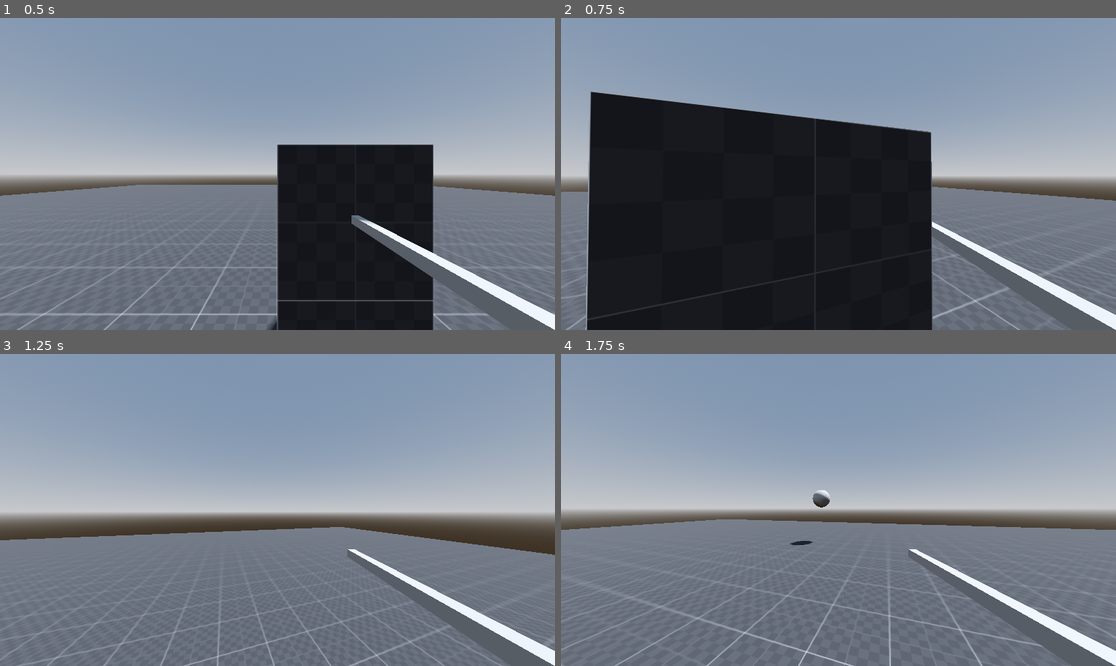
Above: before the commit, frames 1-4 (two rows, left to right).
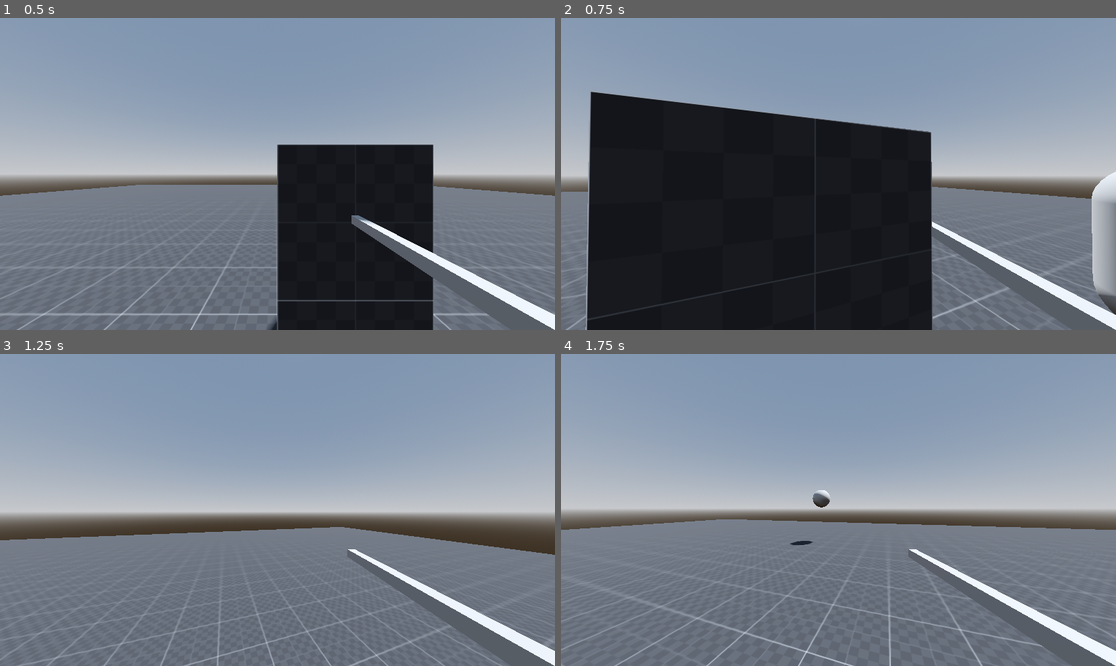
Above: after the commit, the same moments.

Repository: h-valot/Godot_BoomerShooter
Game: Godot game, scene res://Assets/Scenes/S_MovementTest.tscn
The game is run twice, just before and just after one commit, with the same random seed, the same clock (stepped at 60 frames per second) and the same inputs.
Inputs (mouse positions are in pixels of both pictures, inside the frame that each line leads up to):
- Up to frame 1 (0.5 s): no input
- Up to frame 2 (0.75 s): tap Enter at 0.5 s; move the mouse to (866, 174) at 0.52 s; hold W (Forward) from 0.53 s (still down); click (866, 174) at 0.6 s
- Up to frame 3 (1.25 s): keep holding W (Forward); tap Space (Jump) at 0.77 s
- Up to frame 4 (1.75 s): keep holding W (Forward); move the mouse to (810, 510) at 1.27 s; click (810, 510) at 1.35 s; tap Space (Jump) at 1.52 s

Frame 1 is identical in both runs. In frame 2, 1.5% of the frame differs, in the area x 95-100%, y 49-96%; in frame 3, less than 0.1%; in frame 4, less than 0.1%.

Commit message:
Add opponents, hitbox and health components

Diff:
--- /dev/null
+++ b/Assets/Prefabs/Components/PF_Health.tscn
@@ -0,0 +1,6 @@
+[gd_scene load_steps=2 format=3 uid="uid://nuh37785kb8n"]
+
+[ext_resource type="Script" path="res://Assets/Scripts/Components/GD_Health.gd" id="1_a05ex"]
+
+[node name="PF_Health" type="Node3D"]
+script = ExtResource("1_a05ex")
--- /dev/null
+++ b/Assets/Prefabs/Components/PF_HitBox.tscn
@@ -0,0 +1,8 @@
+[gd_scene load_steps=2 format=3 uid="uid://0cringntf7yj"]
+
+[ext_resource type="Script" path="res://Assets/Scripts/Components/GD_HitBox.gd" id="1_ttx5k"]
+
+[node name="PF_HitBox" type="Area3D"]
+script = ExtResource("1_ttx5k")
+
+[connection signal="area_entered" from="." to="." method="_on_area_entered"]
--- a/Assets/Prefabs/PF_Character.tscn
+++ b/Assets/Prefabs/PF_Character.tscn
@@ -1,32 +1,35 @@
-[gd_scene load_steps=6 format=3 uid="uid://bgpgbd57412ef"]
+[gd_scene load_steps=9 format=3 uid="uid://bgpgbd57412ef"]
 
 [ext_resource type="Script" path="res://Assets/Scripts/Character/GD_Motor.gd" id="1_8bamj"]
 [ext_resource type="Script" path="res://Assets/Scripts/Character/GD_Fire.gd" id="2_ocpkx"]
 [ext_resource type="Resource" uid="uid://mh7u247v0q5j" path="res://Assets/Resources/Items/Weapons/RE_Rifle.tres" id="3_mf20g"]
 [ext_resource type="PackedScene" uid="uid://d23duj43qnji1" path="res://Assets/Prefabs/PF_Bullet.tscn" id="3_sdlfp"]
+[ext_resource type="PackedScene" uid="uid://nuh37785kb8n" path="res://Assets/Prefabs/Components/PF_Health.tscn" id="4_2am50"]
+[ext_resource type="PackedScene" uid="uid://0cringntf7yj" path="res://Assets/Prefabs/Components/PF_HitBox.tscn" id="5_gw5uf"]
 
 [sub_resource type="CapsuleShape3D" id="CapsuleShape3D_kxpnw"]
 
+[sub_resource type="CapsuleShape3D" id="CapsuleShape3D_uafqk"]
+
 [node name="PF_Character" type="Node3D"]
 
-[node name="Inventory" type="Node" parent="."]
-
-[node name="Fire" type="Node" parent="."]
-script = ExtResource("2_ocpkx")
-_bullet_prefab = ExtResource("3_sdlfp")
-debug_weapon_config = ExtResource("3_mf20g")
-
 [node name="Motor" type="CharacterBody3D" parent="."]
+transform = Transform3D(1, 0, 0, 0, 1, 0, 0, 0, 1, 0, 1, 0)
 script = ExtResource("1_8bamj")
 air_control_scalar = 0.02
 horizontal_mouse_sensitivity = 0.3
 
 [node name="CollisionShape3D" type="CollisionShape3D" parent="Motor"]
-transform = Transform3D(1, 0, 0, 0, 1, 0, 0, 0, 1, 0, 1, 0)
 shape = SubResource("CapsuleShape3D_kxpnw")
 
+[node name="PF_HitBox" parent="Motor" node_paths=PackedStringArray("health_component") instance=ExtResource("5_gw5uf")]
+health_component = NodePath("../../PF_Health")
+
+[node name="CollisionShape3D" type="CollisionShape3D" parent="Motor/PF_HitBox"]
+shape = SubResource("CapsuleShape3D_uafqk")
+
 [node name="Head" type="Node3D" parent="Motor"]
-transform = Transform3D(1, 0, 0, 0, 1, 0, 0, 0, 1, 0, 1.8, 0)
+transform = Transform3D(1, 0, 0, 0, 1, 0, 0, 0, 1, 0, 0.8, 0)
 
 [node name="Camera3D" type="Camera3D" parent="Motor/Head"]
 fov = 90.0
@@ -37,3 +40,12 @@
 
 [node name="Muzzle" type="Node3D" parent="Motor/Head/Camera3D/CSGBox3D"]
 transform = Transform3D(1, 0, 0, 0, 0.99999, -1.56459e-07, 0, 1.56459e-07, 0.99999, 0, -0.00790095, -0.49863)
+
+[node name="PF_Health" parent="." instance=ExtResource("4_2am50")]
+
+[node name="Inventory" type="Node" parent="."]
+
+[node name="Fire" type="Node" parent="."]
+script = ExtResource("2_ocpkx")
+_bullet_prefab = ExtResource("3_sdlfp")
+debug_weapon_config = ExtResource("3_mf20g")
--- /dev/null
+++ b/Assets/Prefabs/PF_Opponent.tscn
@@ -0,0 +1,27 @@
+[gd_scene load_steps=6 format=3 uid="uid://i6tjyky8orfu"]
+
+[ext_resource type="PackedScene" uid="uid://nuh37785kb8n" path="res://Assets/Prefabs/Components/PF_Health.tscn" id="1_bdqby"]
+[ext_resource type="Resource" uid="uid://c40vi40gc5si2" path="res://Assets/Resources/Opponents/RE_BaseEnemy.tres" id="2_3yq35"]
+[ext_resource type="Script" path="res://Assets/Scripts/Opponents/GD_Opponent.gd" id="2_oxxun"]
+
+[sub_resource type="CapsuleShape3D" id="CapsuleShape3D_iqglw"]
+
+[sub_resource type="CapsuleMesh" id="CapsuleMesh_18p06"]
+
+[node name="PF_Opponent" type="Node3D"]
+transform = Transform3D(1, 0, 0, 0, 1, 0, 0, 0, 1, 0, 1, 0)
+
+[node name="RigidBody3D" type="RigidBody3D" parent="." node_paths=PackedStringArray("health_component")]
+script = ExtResource("2_oxxun")
+opponent_config = ExtResource("2_3yq35")
+health_component = NodePath("../PF_Health")
+
+[node name="CollisionShape3D" type="CollisionShape3D" parent="RigidBody3D"]
+shape = SubResource("CapsuleShape3D_iqglw")
+
+[node name="PF_Health" parent="." instance=ExtResource("1_bdqby")]
+
+[node name="MeshInstance3D" type="MeshInstance3D" parent="."]
+mesh = SubResource("CapsuleMesh_18p06")
+
+[connection signal="body_entered" from="RigidBody3D" to="RigidBody3D" method="_on_body_entered"]
--- a/Assets/Resources/Items/Weapons/RE_Rifle.tres
+++ b/Assets/Resources/Items/Weapons/RE_Rifle.tres
@@ -1,6 +1,6 @@
 [gd_resource type="Resource" script_class="WeaponConfig" load_steps=3 format=3 uid="uid://mh7u247v0q5j"]
 
-[ext_resource type="Script" path="res://Assets/Scripts/Items/GD_WeaponConfig.gd" id="1_8quct"]
+[ext_resource type="Script" path="res://Assets/Scripts/Data/Configs/GD_WeaponConfig.gd" id="1_8quct"]
 [ext_resource type="PackedScene" uid="uid://dencii50hkdmw" path="res://Assets/Prefabs/PF_SphereMesh.tscn" id="1_10eqy"]
 
 [resource]
--- /dev/null
+++ b/Assets/Resources/Opponents/RE_BaseEnemy.tres
@@ -0,0 +1,35 @@
+[gd_resource type="Resource" script_class="OpponentConfig" load_steps=2 format=3 uid="uid://c40vi40gc5si2"]
+
+[ext_resource type="Script" path="res://Assets/Scripts/Data/Configs/GD_OpponentConfig.gd" id="1_4x14m"]
+
+[resource]
+script = ExtResource("1_4x14m")
+name = ""
+move_speed = 5.0
+acceleration = 1.0
+jump_force = 4.5
+fall_speed = 9.8
+flight_height = 0.0
+base_health = 50.0
+health_regeneration = 0.0
+base_armor = 0.0
+attack_type = 1
+attack_range = Vector2(0, 1)
+attack_damage = 10.0
+attack_rate = 1.0
+spread = 0.0
+projectile_per_attack = 1
+projectile_speed = 5.0
+first_charge_time = 1.0
+final_charge_time = 1.0
+lock_time = 1.0
+zone_size = 1.0
+zone_duration = 1.0
+attack_recovery_time = 1.0
+interrupt_revorery_time = 1.0
+aggro_type = 1
+aggro_range = 1.0
+aggro_loss_range = 3.0
+reaction_time = 1.0
+can_be_interrupted = false
+event_on_death = -1.0
--- a/Assets/Resources/RSE/RSE_OnCharacterDeath.tres
+++ b/Assets/Resources/RSE/RSE_OnCharacterDeath.tres
@@ -1,6 +1,6 @@
 [gd_resource type="Resource" script_class="WrapperActionT0" load_steps=2 format=3 uid="uid://p8d0qtcvt8ir"]
 
-[ext_resource type="Script" path="res://Assets/Scripts/Data/WrapperAction/GD_WrapperActionT0.gd" id="1_4bm6m"]
+[ext_resource type="Script" path="res://Assets/Scripts/Data/Wrappers/WrapperAction/GD_WrapperActionT0.gd" id="1_4bm6m"]
 
 [resource]
 script = ExtResource("1_4bm6m")
--- a/Assets/Resources/RSO/RSO_CharacterHealth.tres
+++ b/Assets/Resources/RSO/RSO_CharacterHealth.tres
@@ -1,6 +1,6 @@
 [gd_resource type="Resource" script_class="WrapperVariable" load_steps=2 format=3 uid="uid://ehpm8ws7uyrm"]
 
-[ext_resource type="Script" path="res://Assets/Scripts/Data/GD_WrapperVariable.gd" id="1_gmohi"]
+[ext_resource type="Script" path="res://Assets/Scripts/Data/Wrappers/GD_WrapperVariable.gd" id="1_gmohi"]
 
 [resource]
 script = ExtResource("1_gmohi")
--- a/Assets/Scenes/S_MovementTest.tscn
+++ b/Assets/Scenes/S_MovementTest.tscn
@@ -1,7 +1,8 @@
-[gd_scene load_steps=6 format=3 uid="uid://d0tg7jm3r2gnt"]
+[gd_scene load_steps=7 format=3 uid="uid://d0tg7jm3r2gnt"]
 
 [ext_resource type="PackedScene" uid="uid://bgpgbd57412ef" path="res://Assets/Prefabs/PF_Character.tscn" id="1_iemg8"]
 [ext_resource type="PackedScene" uid="uid://bpft763acmlc2" path="res://Assets/Prefabs/PF_Cube_1x1.tscn" id="2_lu8k6"]
+[ext_resource type="PackedScene" uid="uid://i6tjyky8orfu" path="res://Assets/Prefabs/PF_Opponent.tscn" id="2_upqix"]
 
 [sub_resource type="ProceduralSkyMaterial" id="ProceduralSkyMaterial_u8ulj"]
 sky_horizon_color = Color(0.64625, 0.65575, 0.67075, 1)
@@ -22,6 +23,12 @@
 
 [node name="PF_Character" parent="LevelDesign" instance=ExtResource("1_iemg8")]
 
+[node name="PF_Opponent" parent="LevelDesign" instance=ExtResource("2_upqix")]
+transform = Transform3D(1, 0, 0, 0, 1, 0, 0, 0, 1, 4.27393, 1, -0.864389)
+
+[node name="PF_Opponent2" parent="LevelDesign" instance=ExtResource("2_upqix")]
+transform = Transform3D(1, 0, 0, 0, 1, 0, 0, 0, 1, -4.55909, 1, 1.8717)
+
 [node name="PF_Cube_1x1" parent="LevelDesign" instance=ExtResource("2_lu8k6")]
 transform = Transform3D(45.9084, 0, 0, 0, 1.02477, 0, 0, 0, 53.0596, 0, -0.5, 0)
 
--- a/Assets/Scripts/Character/GD_Fire.gd
+++ b/Assets/Scripts/Character/GD_Fire.gd
@@ -62,7 +62,7 @@
 	var query = PhysicsRayQueryParameters3D.create(_camera_3d.global_position, _camera_3d.global_position - _camera_3d.global_transform.basis.z * 100)
 	var result  = _space_query.intersect_ray(query)
 	if result:
-		print("WEAPON: reycast touched: ", result.collider.name)
+		print("WEAPON: raycast touched: ", result.collider.name)
 
 func _fire_bullet():
 	var new_bullet = _bullet_prefab.instantiate()
--- /dev/null
+++ b/Assets/Scripts/Components/GD_Health.gd
@@ -0,0 +1,32 @@
+extends Node
+class_name HealthComponent
+
+var _base_health : float
+var _current_health : float
+var _health_regeneration : float
+var _base_armor : float
+
+var _regeneration_timer : float
+
+signal on_health_reached_zero
+signal on_health_changed
+
+func initialize(base_health : float, health_regeneration : float, base_armor: float):
+	_base_health = base_health
+	_current_health = _base_health
+	_health_regeneration = health_regeneration
+	_base_armor = base_armor
+
+func _process(delta):
+	_regeneration_timer += delta
+	if (_regeneration_timer >= 1):
+		_regeneration_timer -= 1
+		update_current_health(_health_regeneration)
+
+func update_current_health(amount : float):
+	if (_current_health + amount >= _base_health):
+		return
+	_current_health += amount
+	emit_signal("on_health_changed")
+	if (_current_health <= 0):
+		emit_signal("on_health_reached_zero")
--- /dev/null
+++ b/Assets/Scripts/Components/GD_HitBox.gd
@@ -0,0 +1,5 @@
+extends Area3D
+class_name HitBoxComponent
+
+@export_group("References")
+@export var health_component : HealthComponent
--- /dev/null
+++ b/Assets/Scripts/Data/Configs/GD_OpponentConfig.gd
@@ -0,0 +1,62 @@
+extends Resource
+class_name OpponentConfig
+
+@export var name : String = ""
+@export var opponent_mesh : PackedScene
+
+@export_group("Movement")
+@export var move_speed : float = 5
+@export var acceleration : float = 1
+@export var jump_force : float = 4.5
+@export var fall_speed : float = 9.8
+@export_subgroup("Flying")
+## Offset the y position of the opponent. If set to 0, it stays on ground.
+@export var flight_height : float = 0
+
+@export_group("Health")
+## Set the current health of the opponent to this base health on game launches.
+@export var base_health : float = 50
+## Increament current health by health regeneration every seconds.
+@export var health_regeneration : float = 1
+@export var base_armor : float = 0
+
+@export_group("Attack")
+## Can be melee, distance or special
+@export_enum("MELEE", "DISTANCE", "SPECIAL") var attack_type : int = 1
+## Minimum and maximum distance to cast an attack
+@export var attack_range : Vector2 = Vector2(0, 1)
+## Damage dealt to the touched hitbox when attacking
+@export var attack_damage : float = 10
+@export_subgroup("Projectile")
+## Shot fired in one second.
+@export var attack_rate : float = 1
+## Angle of bullets spread in degree.
+@export var spread : float = 0
+## Number of projectile throw per shot
+@export var projectile_per_attack : int = 1
+## Speed of projectiles
+@export var projectile_speed : float = 5
+@export_subgroup("Charge")
+@export var first_charge_time : float = 1
+@export var final_charge_time : float = 1
+@export var lock_time : float = 1
+@export_subgroup("Zone")
+@export var zone_size : float = 1
+@export var zone_duration : float = 1
+@export_subgroup("Recovery")
+@export var attack_recovery_time : float = 1
+@export var interrupt_revorery_time : float = 1
+
+@export_group("Behaviour")
+@export_enum("RANGE", "REACTION", "TRIGGER") var aggro_type : int = 1
+## If the distance between the opponent and the character is below this threshold, the opponent aggro the character
+@export var aggro_range : float = 1
+## If the distance between the opponent and the character is above this threshold, the opponent loses the aggro
+@export var aggro_loss_range : float = 3
+@export var reaction_time : float = 1
+## If the weapon used by the weapon interrupts and this opponent can be interrupt, the attack of the opponent will be interrupted
+@export var can_be_interrupted : bool = false
+
+@export_group("Death")
+## Event called on opponent death
+@export var event_on_death : float = -1
--- a/Assets/Scripts/Enemies/GD_Enemy.gd
+++ /dev/null
@@ -1,10 +0,0 @@
-extends Node
-class_name Enemy
-
-@export var max_health : float = 100
-
-var _current_health : float = max_health
-
-func apply_damage(damage : float):
-	_current_health -= damage
-	print("ENEMY: damaged")
--- /dev/null
+++ b/Assets/Scripts/Opponents/GD_Opponent.gd
@@ -0,0 +1,16 @@
+extends RigidBody3D
+class_name Opponent
+
+@export_group("References")
+@export var opponent_config : OpponentConfig
+@export var health_component : HealthComponent
+
+signal on_opponent_dies
+
+func _ready():
+	health_component.initialize(opponent_config.base_health, opponent_config.health_regeneration, opponent_config.base_armor)
+	health_component.connect("on_health_reached_zero", _die)
+
+func _die():
+	emit_signal("on_opponent_dies")
+	self.get_parent().queue_free()
--- a/Assets/Scripts/Weapon/GD_Bullet.gd
+++ b/Assets/Scripts/Weapon/GD_Bullet.gd
@@ -36,7 +36,6 @@
 	transform.origin += _velocity * delta
 
 func _on_body_entered(body):
-	print("BULLET: object touched ", body.name)
-	if body.get_class() == "Enemy":
-		body.apply_damage(_weapon_config.bullet_damage)
+	if (body as Opponent):
+		body.health_component.update_current_health(-_weapon_config.bullet_damage)
 	self.queue_free()
Renamed: Assets/Scripts/Items/GD_ItemConfig.gd -> Assets/Scripts/Data/Configs/GD_ItemConfig.gd
Renamed: Assets/Scripts/Items/GD_WeaponConfig.gd -> Assets/Scripts/Data/Configs/GD_WeaponConfig.gd
Not shown, added: Assets/Prefabs/PF_1D3B.tmp
Not shown, added: Assets/Prefabs/PF_1FFA.tmp
Not shown, added: Assets/Prefabs/PF_7F5.tmp
Not shown, added: Assets/Prefabs/PF_F64B.tmp
